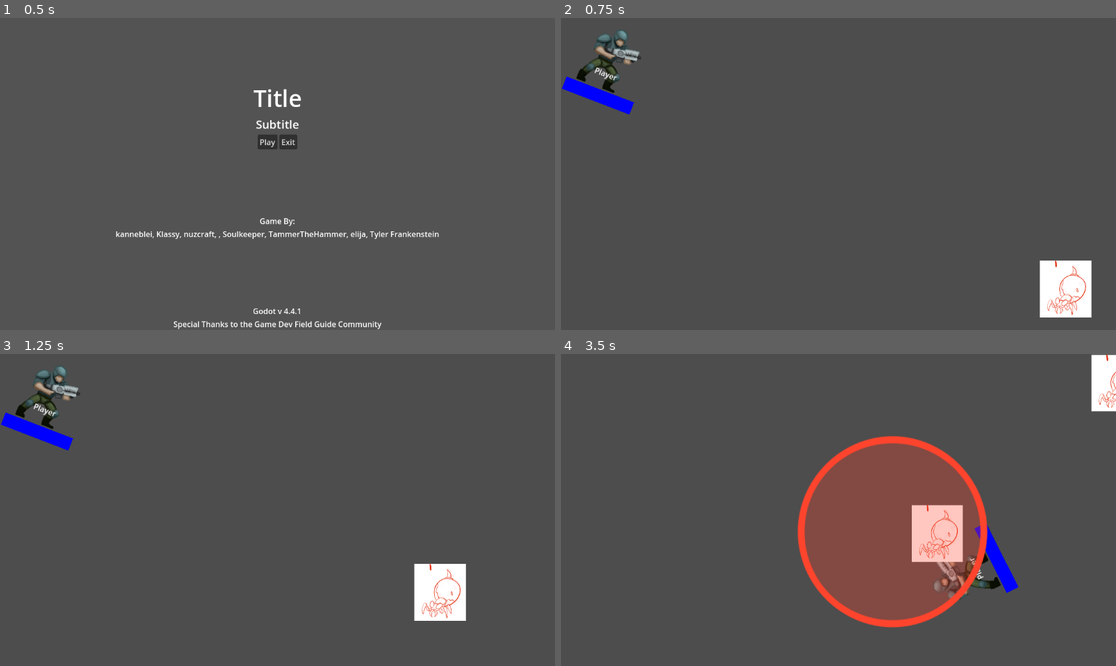
Above: before the commit, frames 1-4 (two rows, left to right).
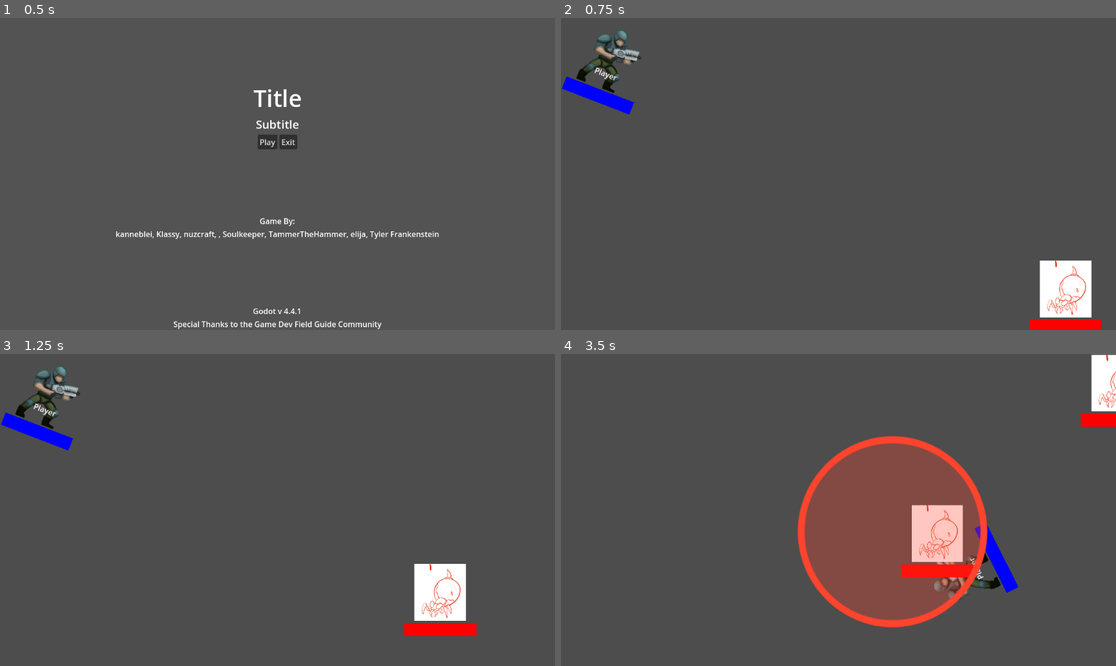
Above: after the commit, the same moments.

Repository: nuzcraft/gdfg-team-4
Game: Godot game, scene res://scenes/title.tscn
Two runs of this game, one before a commit and one after it. Both use one fixed random seed, a clock stepped at 60 frames per second and the inputs below.
Inputs (mouse positions are in pixels of both pictures, inside the frame that each line leads up to):
- Up to frame 1 (0.5 s): no input
- Up to frame 2 (0.75 s): click "Play" at 0.5 s
- Up to frame 3 (1.25 s): no input
- Up to frame 4 (3.5 s): move the mouse to (960, 494) at 1.27 s; hold D (right) 1.28-2.03 s; move the mouse to (727, 525) at 2.02 s; hold S (down) 2.03-2.78 s; move the mouse to (894, 441) at 2.77 s; hold D (right) from 2.78 s (still down)

Frame 1 is identical in both runs. In frame 2, 0.4% of the frame differs, in the area x 84-98%, y 96-100%; in frame 3, 0.6%; in frame 4, 0.8%, in the area x 61-100%, y 19-72%.

Commit message:
adds healthBar to prototype_lava_ant

Diff:
--- a/scenes/prototype_lava_ant.gd
+++ b/scenes/prototype_lava_ant.gd
@@ -4,9 +4,16 @@
 var vulnerable: bool = true
 var player_near: bool = false
 
-var health = 20
+var max_health: int = 20
+var health: int = max_health
+
+@onready var health_bar = $HealthBar
 
 signal lava_aoe
+
+func _ready():
+	health_bar.max_health = max_health
+	health_bar.health = health
 
 func hit():
 	if vulnerable:
--- a/scenes/prototype_lava_ant.tscn
+++ b/scenes/prototype_lava_ant.tscn
@@ -1,7 +1,8 @@
-[gd_scene load_steps=5 format=3 uid="uid://d1mr1jwoop6vc"]
+[gd_scene load_steps=6 format=3 uid="uid://d1mr1jwoop6vc"]
 
 [ext_resource type="Script" uid="uid://d13keqcgktvc4" path="res://scenes/prototype_lava_ant.gd" id="1_1ih35"]
 [ext_resource type="Texture2D" uid="uid://d2d6cw5cwmqnm" path="res://PlaceholderAssets/KlassySketchLavaAnt.png" id="1_k3mtl"]
+[ext_resource type="PackedScene" uid="uid://bm0lj8ouj5bwk" path="res://scenes/health_bar.tscn" id="3_54yyh"]
 
 [sub_resource type="RectangleShape2D" id="RectangleShape2D_1ih35"]
 size = Vector2(104, 117)
@@ -31,6 +32,10 @@
 
 [node name="HitTimer" type="Timer" parent="."]
 
+[node name="HealthBar" parent="." instance=ExtResource("3_54yyh")]
+offset_top = 64.0
+offset_bottom = 64.0
+
 [connection signal="body_entered" from="AttackArea2D" to="." method="_on_attack_area_2d_body_entered"]
 [connection signal="body_exited" from="AttackArea2D" to="." method="_on_attack_area_2d_body_exited"]
 [connection signal="timeout" from="ExplodeTimer" to="." method="_on_explode_timer_timeout"]
